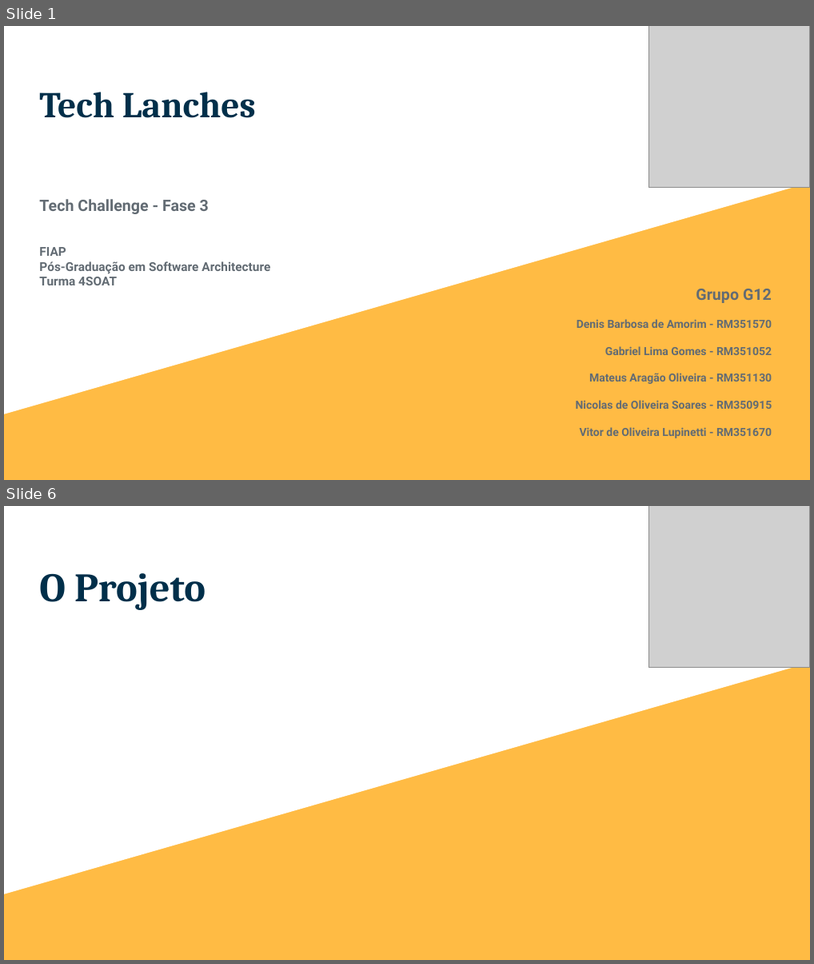
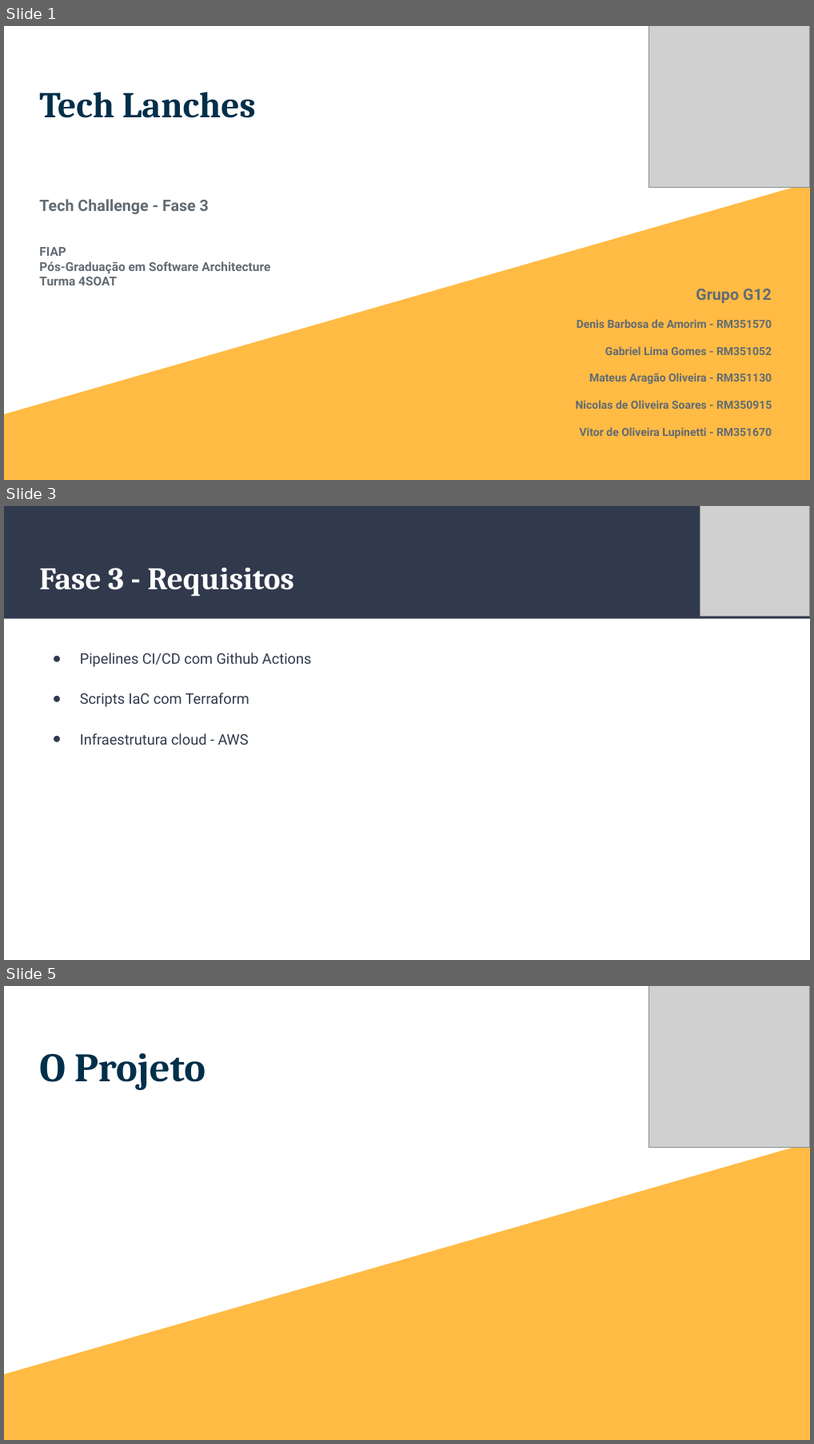
Before and after one commit to g12-4soat/techlanches-api, a slide deck: docs/Tech Lanches - Fase 3.pptx. Shown one above the other, each under a label of ours: slides 1 and 6 before the commit, slides 1, 3 and 5 after it; the slides between them are not shown. The pictures are 814x964 and 814x1444 pixels, drawn with LibreOffice and Linux fonts; fonts in the diff are those of the drawing; grey boxes stand for pictures. Boxes give left, top, right and bottom in pixels: in the first picture for what was removed or moved away, otherwise in the second. Text is boxed around its words. In the diff, an @@ line names an element or a change of style, - is before the commit and + after.

```diff
--- a/docs/Tech Lanches - Fase 3.pptx
+++ b/docs/Tech Lanches - Fase 3.pptx
@@ slide 3 added at bbox=[4, 506, 810, 960], background #FFFFFF @@
@@ rectangle added at bbox=[4, 506, 810, 619], fill #31394D @@
@@ picture added at bbox=[700, 506, 810, 616] @@
@@ title added at bbox=[39, 568, 295, 596], 28 pt, text #FFFFFF, bold @@
+Fase 3 - Requisitos
@@ text added at bbox=[80, 652, 312, 744], 13 pt, text #31394D @@
+● Pipelines CI/CD com Github Actions
+● Scripts IaC com Terraform
+● Infraestrutura cloud - AWS
@@ what was slide 6 is now slide 5 @@
```
Also in this commit, not shown: 1 slide changed, 1 other slide added, 4 slides removed.
